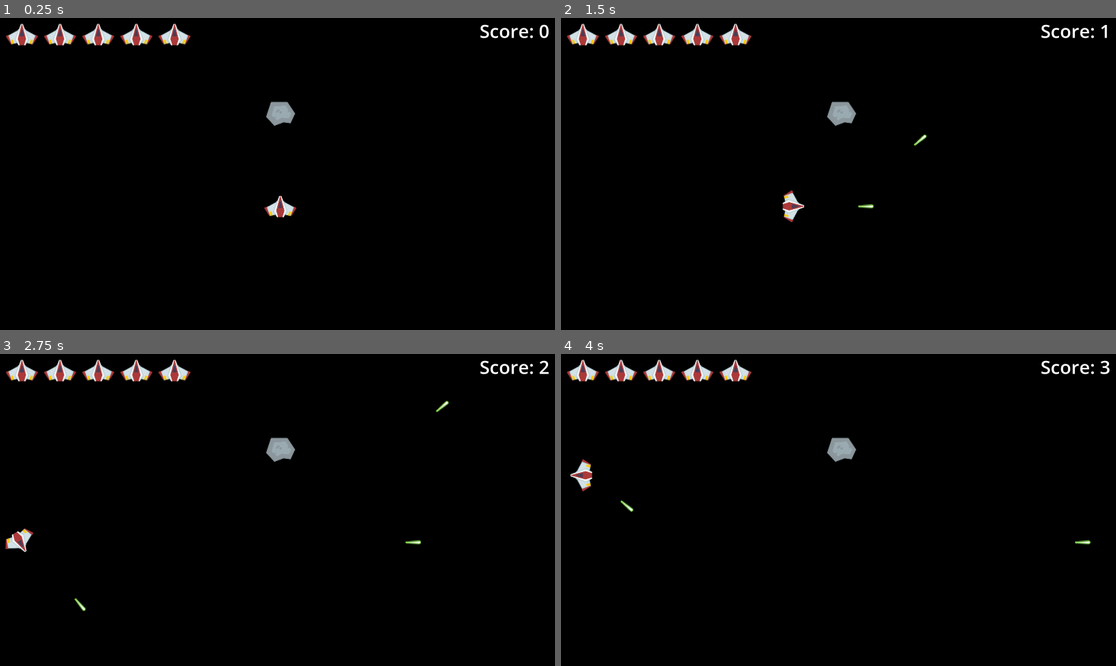
Above: before the commit, frames 1-4 (two rows, left to right).
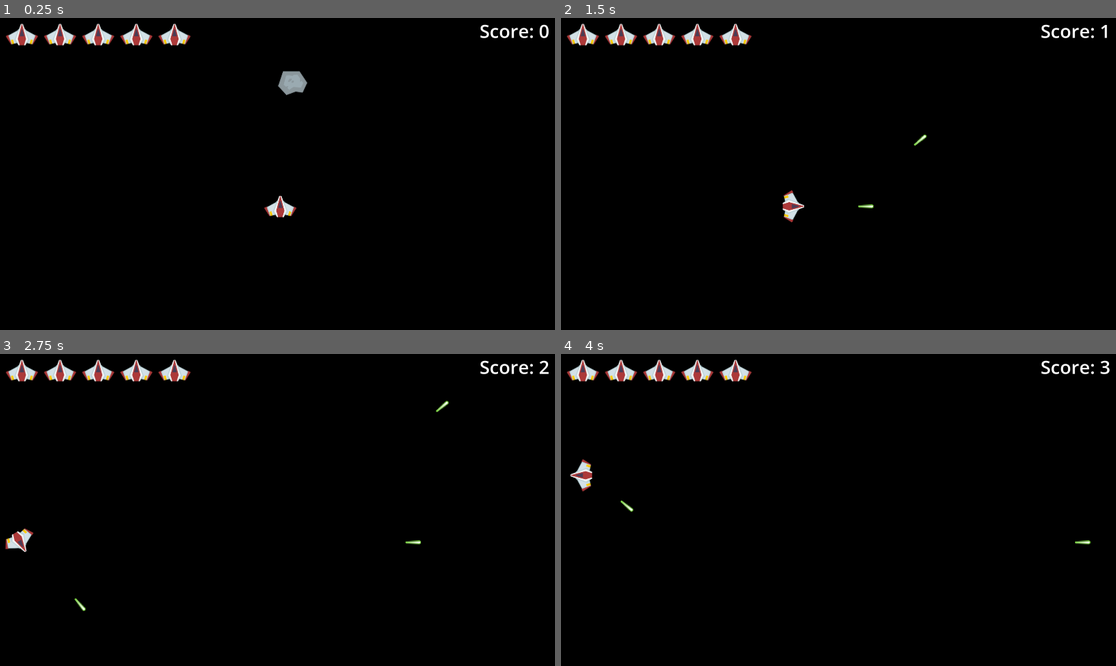
Above: after the commit, the same moments.

Repository: Dripcoding/godot-asteroids
Game: Godot game, scene res://game.tscn
Two runs of this game, one before a commit and one after it. Both use one fixed random seed, a clock stepped at 60 frames per second and the inputs below.
Inputs:
- Up to frame 1 (0.25 s): no input
- Up to frame 2 (1.5 s): hold D (right) 0.53-1.28 s; tap Space (shoot) at 0.6, 1.35 s; hold S (down) from 1.28 s (still down)
- Up to frame 3 (2.75 s): release S (down) at 2.03 s; hold D (right) from 2.03 s (still down); tap Space (shoot) at 2.1 s
- Up to frame 4 (4 s): release D (right) at 2.78 s; hold W (up) 2.78-3.53 s; tap Space (shoot) at 2.85, 3.6 s; hold A (left) from 3.53 s (still down)

The runs differ from the first frame. In frame 1, 0.6% of the frame differs, in the area x 47-56%, y 16-35%; in frame 2, 0.3%; in frame 3, 0.3%; in frame 4, 0.3%.

Commit message:
init multiple asteroids with random velocities

Diff:
--- a/asteroid.gd
+++ b/asteroid.gd
@@ -8,10 +8,25 @@
 @export var sizes: Array[String] = ['big', 'med', 'small', 'tiny']
 @export var current_size: String = 'big'
 @export var color: String = 'Grey'
+@export var min_speed: float = 300.0
+@export var max_speed: float = 500.0
+
+
+var speed: float = 0.0
+var velocity: Vector2 = Vector2.ZERO
+
+
+var rng = RandomNumberGenerator.new()
 
 
 func _ready() -> void:
+	speed = rng.randf_range(min_speed, max_speed)
+	velocity = Vector2.from_angle(randf() * TAU)
 	update_texture()
+
+
+func _physics_process(delta: float) -> void:
+	position += velocity * speed * delta
 
 
 func _on_body_entered(body: Node2D) -> void:
--- a/game.tscn
+++ b/game.tscn
@@ -66,4 +66,8 @@
 [node name="Asteroid" parent="." unique_id=239440768 instance=ExtResource("2_e2o6t")]
 position = Vector2(971, 332)
 
+[node name="Asteroid2" parent="." unique_id=404754690 instance=ExtResource("2_e2o6t")]
+
+[node name="Asteroid3" parent="." unique_id=1963521705 instance=ExtResource("2_e2o6t")]
+
 [connection signal="asteroid_hit" from="Asteroid" to="." method="_on_asteroid_asteroid_hit"]
